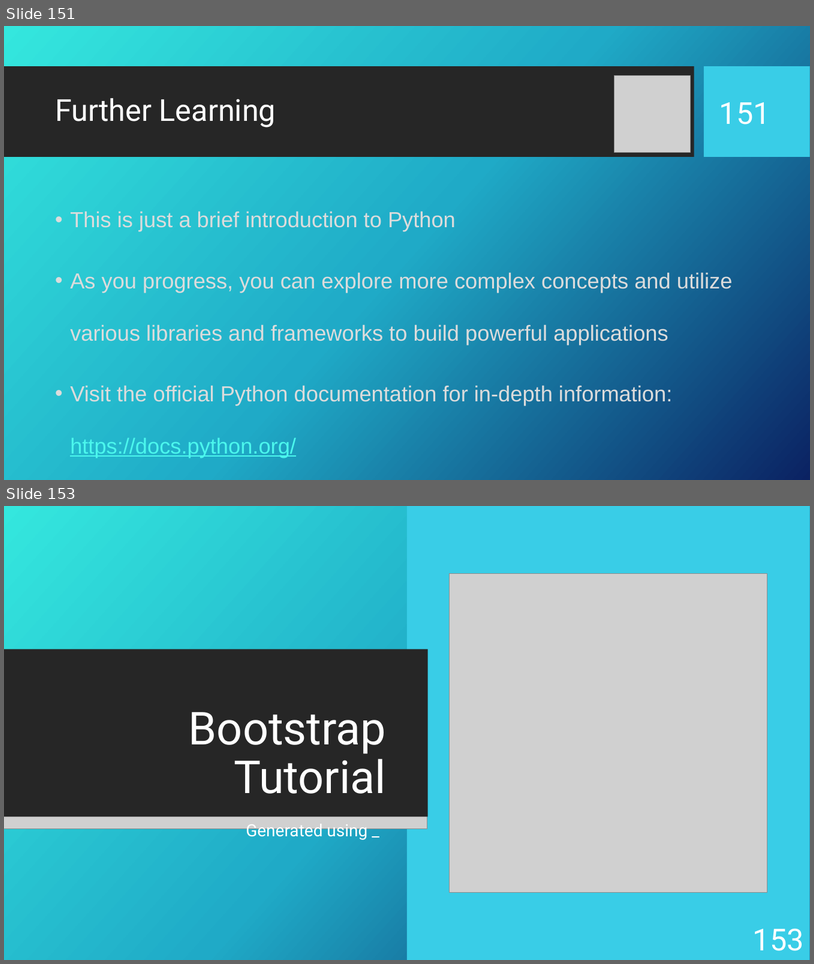
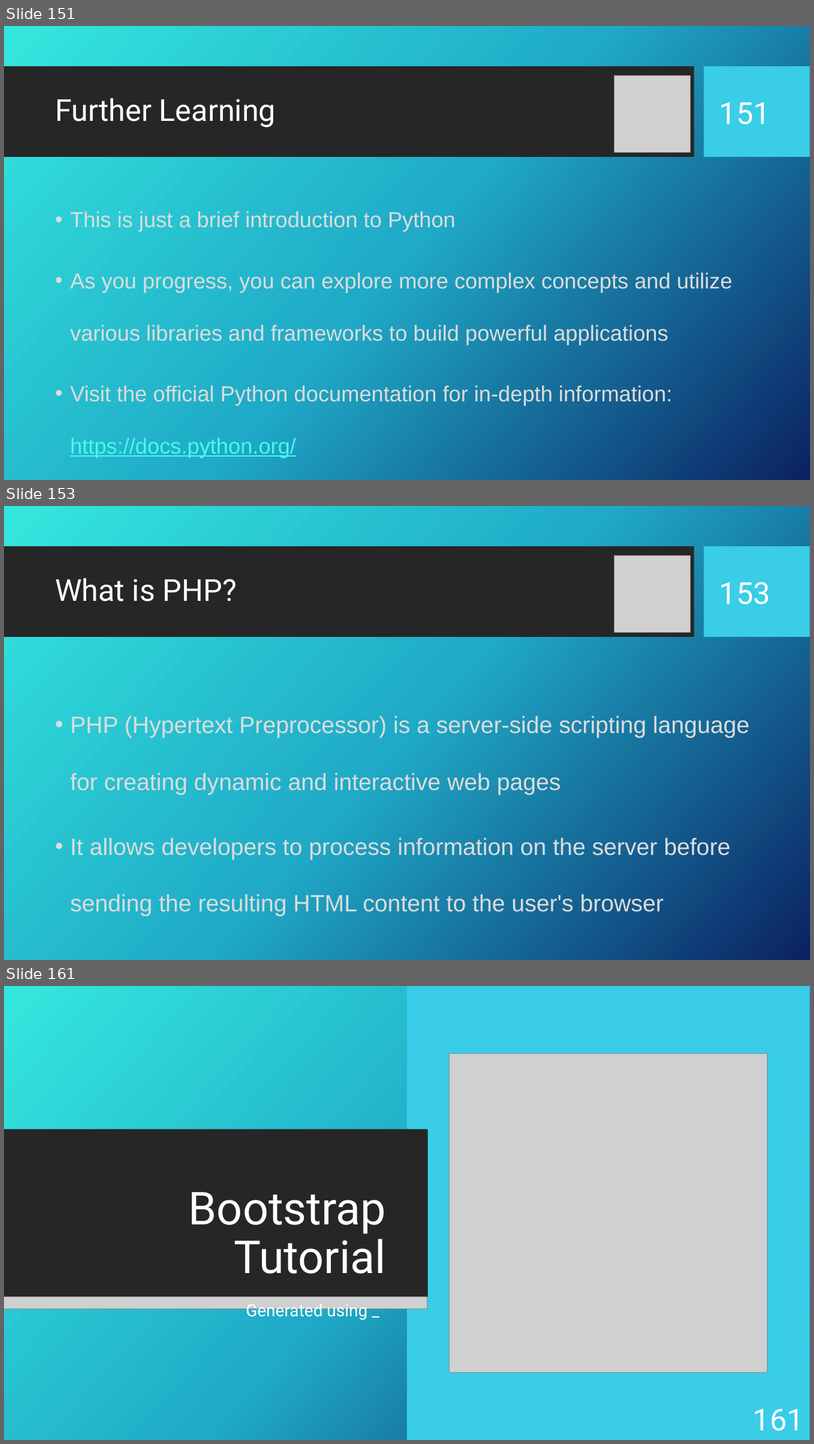
Before and after one commit to KurtAbraham/CS451, a slide deck: CS 451-KAbraham-Internet Technologies Tutorials.pptx. Shown one above the other, each under a label of ours: slides 151 and 153 before the commit, slides 151, 153 and 161 after it; the slides between them are not shown. The pictures are 814x964 and 814x1444 pixels, drawn with LibreOffice and Linux fonts; fonts in the diff are those of the drawing; grey boxes stand for pictures; background and template pictures are left out. Boxes give left, top, right and bottom in pixels: in the first picture for what was removed or moved away, otherwise in the second. Text is boxed around its words. In the diff, an @@ line names an element or a change of style, - is before the commit and + after.

```diff
--- a/CS 451-KAbraham-Internet Technologies Tutorials.pptx
+++ b/CS 451-KAbraham-Internet Technologies Tutorials.pptx
@@ slide 153 added at <box>4,506,810,960</box>, background picture (left out); not listed: 2 template elements that a slide beside it also shows @@
@@ picture added at <box>614,556,690,632</box> @@
@@ title added at <box>55,578,237,601</box>, 36 pt, text #FFFFFF @@
+What is PHP?
@@ page number added at <box>720,582,771,604</box>, 36 pt, text #FFFFFF @@
+153
@@ text added at <box>70,715,750,916</box>, 28 pt, text #DCDCDC @@
+• PHP (Hypertext Preprocessor) is a server-side scripting language for creating dynamic and interactive web pages
+• It allows developers to process information on the server before sending the resulting HTML content to the user's browser
@@ what was slide 153 is now slide 161 @@
@@ page number at <box>753,1408,804,1431</box>: text changed @@
-153
+161
```
Also in this commit, not shown: 2 slides changed, 7 other slides added.
